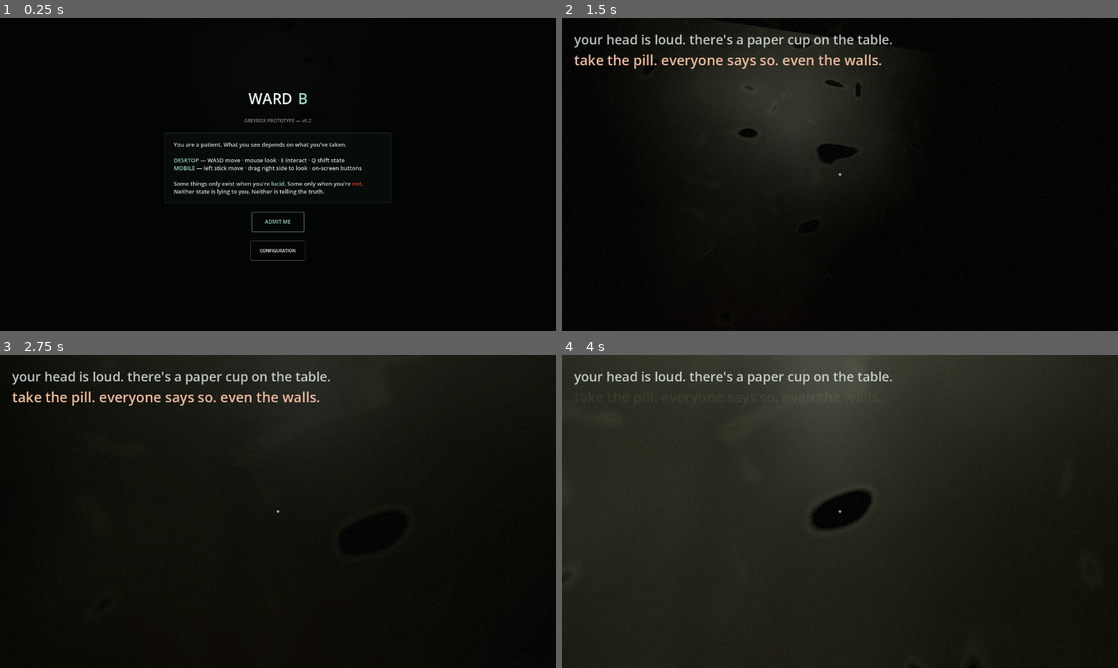
Above: before the commit, frames 1-4 (two rows, left to right).
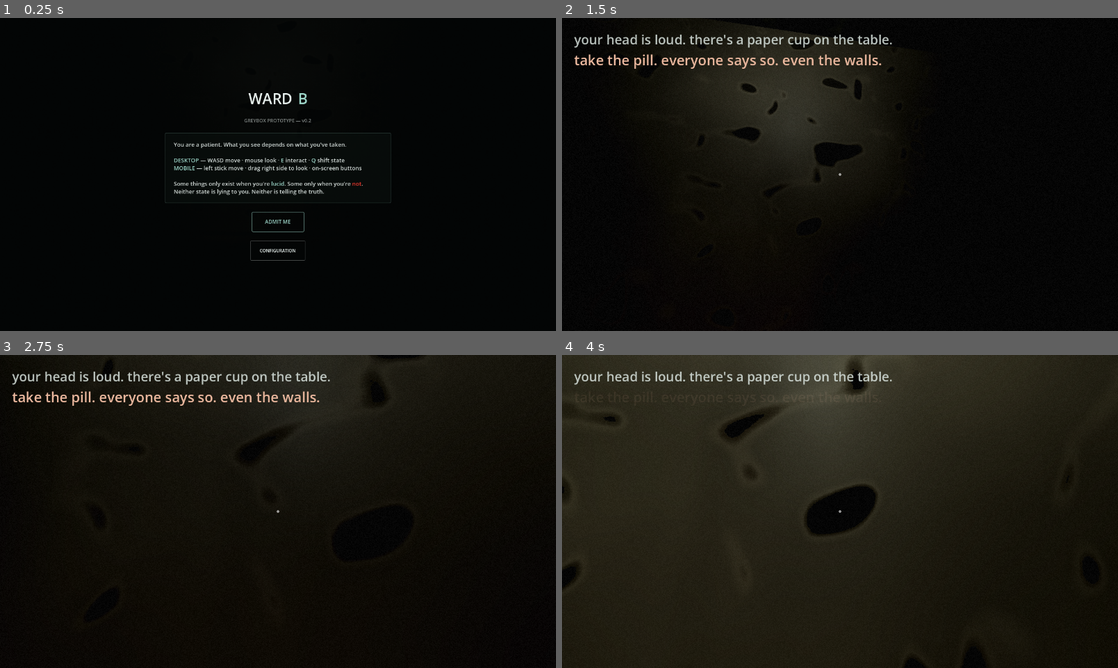
Above: after the commit, the same moments.

Repository: lucy-holm/Ward-B
Game: Godot game, scene res://main.tscn
Same seed, same stepped clock (60 frames per second), same inputs: the game is played once before the commit and once after it.
Inputs (mouse positions are in pixels of both pictures, inside the frame that each line leads up to):
- Up to frame 1 (0.25 s): no input
- Up to frame 2 (1.5 s): click "ADMIT ME" at 0.5 s; tap Enter at 1.25 s; move the mouse to (867, 174) at 1.27 s; hold W (move_forward) from 1.28 s (still down); hold E (interact) from 1.28 s (still down)
- Up to frame 3 (2.75 s): keep holding W (move_forward); move the mouse to (250, 511) at 2.02 s; release E (interact) at 2.03 s; tap Q (shift_state) at 2.1 s
- Up to frame 4 (4 s): keep holding W (move_forward); move the mouse to (851, 505) at 2.77 s; tap 0 at 2.85 s; move the mouse to (834, 517) at 3.52 s; tap 9 at 3.6 s

The runs differ from the first frame. In frame 2, 0.4% of the frame differs, in the area x 24-54%, y 6-53%; in frame 3, 0.3%; in frame 4, 1.6%, in the area x 0-92%, y 0-100%.

Commit message:
Retune Godot materials against the PBR concept board (palette pass)
Wall/floor/ceiling/bed/chain/pad colors were sampled directly off the
material board's swatch strip and per-panel photos and shifted toward what
they measured: walls warmer/tanner bone instead of neutral grey, floor
sage-grey instead of warm tan, ceiling water-stain darkened to actually
contrast, bed/chain rust widened and warmed since the halo mechanic left
"deep substrate" areas reading flat grey instead of old iron. Wall decay
0.13 -> 0.22 so peel islands are visible without hunting. Minor cohesion
nudges to prop/dispenser beige-cream tones.

Materials stay state-agnostic per the migration's Environment-only day/night
split — no per-state color logic added. roughness_base/roughness_wet on
floor/ceiling untouched (see floor.tres's existing reflectivity comment).

Verified: check_rooms + test_mechanics pass; tools/shoot_states.tscn against
the real main.tscn in room2/room4 LUCID shows greener-grey floor, more
visible wall peel, and confirms the floor's specular sheen still reads
(gold highlight streaks near the ceiling fixture, unchanged by this pass).
UNMED renders are visually identical (near-black, lighting-only), as
expected since MOOD/exposure is untouched.

Co-Authored-By: Claude Opus 4.8 (1M context) <noreply@anthropic.com>

Diff:
--- a/godot/materials/bed.tres
+++ b/godot/materials/bed.tres
@@ -55,10 +55,21 @@
 ; Dorm reference: near-black rusted tube frames dominate, cream paint only
 ; survives in small flecks — so base_color is the paint remnant and
 ; chip_coverage is LOW (most of the surface reads as substrate/rust).
+;
+; Palette pass (2026-08, matB): the "RUSTED HOSPITAL BED FRAME" board panel
+; is dominated end-to-end by warm rust-brown, not neutral near-black —
+; rust_bleed_color is only a halo band around each chip boundary
+; (rust_bleed_reach), so a neutral substrate_color left the deep, far-from-
+; any-edge substrate reading as flat grey metal instead of old iron. Warmed
+; substrate_color toward a dark rust-brown so it reads rusty even away from
+; any edge, widened rust_bleed_reach so the halo actually spans a visible
+; fraction of a tube's width instead of a thin line, and matched
+; rust_bleed_color to the board's rust swatch (was more saturated/orange
+; than anything in the reference).
 shader_parameter/decay = 0.35
-shader_parameter/base_color = Color(0.62, 0.58, 0.48, 1)
-shader_parameter/substrate_color = Color(0.17, 0.15, 0.13, 1)
-shader_parameter/rust_bleed_color = Color(0.44, 0.28, 0.21, 1)
+shader_parameter/base_color = Color(0.60, 0.555, 0.47, 1)
+shader_parameter/substrate_color = Color(0.22, 0.155, 0.115, 1)
+shader_parameter/rust_bleed_color = Color(0.52, 0.30, 0.23, 1)
 shader_parameter/mottle_tex = SubResource("NoiseTexture2D_bed_mottle")
 shader_parameter/normal_tex = SubResource("NoiseTexture2D_bed_normal")
 shader_parameter/chip_tex = SubResource("NoiseTexture2D_bed_chip")
@@ -75,8 +86,8 @@
 shader_parameter/chip_edge_width = 0.025
 shader_parameter/chip_lip_strength = 1.3
 shader_parameter/chip_ao_strength = 0.4
-shader_parameter/rust_bleed_strength = 0.42
-shader_parameter/rust_bleed_reach = 0.22
+shader_parameter/rust_bleed_strength = 0.5
+shader_parameter/rust_bleed_reach = 0.30
 shader_parameter/rust_bleed_distance = 0.18
 shader_parameter/floor_grime = 0.35
 shader_parameter/floor_grime_height = 0.3
--- a/godot/materials/ceil.tres
+++ b/godot/materials/ceil.tres
@@ -51,14 +51,20 @@
 height = 256
 noise = SubResource("FastNoiseLite_ceil_stain")
 
+; Palette pass (2026-08, matB): base/decay nudged a touch cooler/greyer to
+; sit with the rest of the retuned palette. stain_color (the water-damage
+; bloom, "WATER-DAMAGED CEILING TILE" board panel) was too close to
+; base_color to read as damage at a glance — darkened and desaturated so
+; the bloom mask actually contrasts, paired with a small stain_strength and
+; ceil_sag_strength bump below for a more legible sag/stain read.
 [resource]
 render_priority = 0
 shader = ExtResource("1_shader")
 shader_parameter/decay = 0.35
-shader_parameter/base_color = Color(0.64, 0.625, 0.575, 1)
-shader_parameter/decay_color = Color(0.22, 0.2, 0.165, 1)
+shader_parameter/base_color = Color(0.62, 0.605, 0.55, 1)
+shader_parameter/decay_color = Color(0.20, 0.18, 0.145, 1)
 shader_parameter/grout_color = Color(0.13, 0.12, 0.1, 1)
-shader_parameter/stain_color = Color(0.5, 0.47, 0.4, 1)
+shader_parameter/stain_color = Color(0.40, 0.36, 0.29, 1)
 shader_parameter/tile_size = 0.6
 shader_parameter/grout_width = 0.016
 shader_parameter/tile_jitter = 0.07
@@ -66,7 +72,7 @@
 shader_parameter/groove_depth = 0.006
 shader_parameter/groove_reach = 0.35
 shader_parameter/groove_normal_strength = 4.0
-shader_parameter/ceil_sag_strength = 0.01
+shader_parameter/ceil_sag_strength = 0.02
 shader_parameter/parallax_strength = 0.25
 shader_parameter/mottle_tex = SubResource("NoiseTexture2D_ceil_mottle")
 shader_parameter/stain_tex = SubResource("NoiseTexture2D_ceil_stain")
@@ -78,7 +84,7 @@
 shader_parameter/mottle_strength = 0.34
 shader_parameter/wear_strength = 0.12
 shader_parameter/wear_threshold = 0.6
-shader_parameter/stain_strength = 0.55
+shader_parameter/stain_strength = 0.65
 shader_parameter/stain_threshold = 0.5
 shader_parameter/ao_strength = 0.18
 shader_parameter/normal_strength = 0.32
--- a/godot/materials/chain.tres
+++ b/godot/materials/chain.tres
@@ -55,10 +55,16 @@
 ; Bare dark iron, no paint layer to speak of — chip_coverage stays low so
 ; the pitted near-black substrate dominates, same dorm-reference darkness
 ; as the bed, at chain-link scale (higher chip_scale, short bleed reach).
+;
+; Palette pass (2026-08, matB): same rust-family retune as bed.tres (see its
+; header) — warmed base/substrate toward dark rust-brown instead of neutral
+; iron-grey, matched rust_bleed_color to the board's rust swatch, widened
+; the bleed halo. Kept chain's own darker base (it reads as thinner, more
+; oxidized stock than the bed's tube frame).
 shader_parameter/decay = 0.35
-shader_parameter/base_color = Color(0.2, 0.185, 0.165, 1)
-shader_parameter/substrate_color = Color(0.17, 0.15, 0.13, 1)
-shader_parameter/rust_bleed_color = Color(0.44, 0.28, 0.21, 1)
+shader_parameter/base_color = Color(0.22, 0.18, 0.15, 1)
+shader_parameter/substrate_color = Color(0.22, 0.155, 0.115, 1)
+shader_parameter/rust_bleed_color = Color(0.52, 0.30, 0.23, 1)
 shader_parameter/mottle_tex = SubResource("NoiseTexture2D_chain_mottle")
 shader_parameter/normal_tex = SubResource("NoiseTexture2D_chain_normal")
 shader_parameter/chip_tex = SubResource("NoiseTexture2D_chain_chip")
@@ -75,8 +81,8 @@
 shader_parameter/chip_edge_width = 0.03
 shader_parameter/chip_lip_strength = 1.0
 shader_parameter/chip_ao_strength = 0.35
-shader_parameter/rust_bleed_strength = 0.42
-shader_parameter/rust_bleed_reach = 0.2
+shader_parameter/rust_bleed_strength = 0.5
+shader_parameter/rust_bleed_reach = 0.28
 shader_parameter/rust_bleed_distance = 0.08
 shader_parameter/floor_grime = 0.3
 shader_parameter/floor_grime_height = 0.25
--- a/godot/materials/dispenser.tres
+++ b/godot/materials/dispenser.tres
@@ -54,8 +54,11 @@
 shader = ExtResource("1_shader")
 ; Institutional enamel/steel cabinet: chipped but not rotten — mostly
 ; intact, glossy where uncut, modest rust and no fabric-style tearing.
+;
+; Palette pass (2026-08, matB): small warm-bone nudge to match the board's
+; "CHIPPED ENAMEL SINK" panel and cohere with the retuned wall palette.
 shader_parameter/decay = 0.35
-shader_parameter/base_color = Color(0.72, 0.69, 0.6, 1)
+shader_parameter/base_color = Color(0.70, 0.665, 0.57, 1)
 shader_parameter/substrate_color = Color(0.29, 0.267, 0.22, 1)
 shader_parameter/rust_bleed_color = Color(0.55, 0.32, 0.24, 1)
 shader_parameter/mottle_tex = SubResource("NoiseTexture2D_disp_mottle")
--- a/godot/materials/floor.tres
+++ b/godot/materials/floor.tres
@@ -51,14 +51,21 @@
 height = 256
 noise = SubResource("FastNoiseLite_floor_stain")
 
+; Palette pass (2026-08, matB): base_color was a warm tan — the PBR board's
+; "SCUFFED LINOLEUM FLOOR TILES" panel is a sage-grey, R~=G>B, not a tan
+; where R>G>B with a wide spread. Re-sampled off that panel directly
+; (averaged ~0.34-0.40 in its brighter regions) and landed a little above
+; that floor so LUCID traffic areas don't read as black; grout/stain darkened
+; a touch to match. roughness_base/roughness_wet UNTOUCHED — see this file's
+; existing reflectivity comment below; judge specular by eye, not by mean.
 [resource]
 render_priority = 0
 shader = ExtResource("1_shader")
 shader_parameter/decay = 0.35
-shader_parameter/base_color = Color(0.58, 0.545, 0.46, 1)
-shader_parameter/decay_color = Color(0.09, 0.1, 0.075, 1)
-shader_parameter/grout_color = Color(0.09, 0.085, 0.07, 1)
-shader_parameter/stain_color = Color(0.26, 0.17, 0.12, 1)
+shader_parameter/base_color = Color(0.44, 0.455, 0.395, 1)
+shader_parameter/decay_color = Color(0.085, 0.095, 0.075, 1)
+shader_parameter/grout_color = Color(0.075, 0.078, 0.068, 1)
+shader_parameter/stain_color = Color(0.24, 0.155, 0.11, 1)
 shader_parameter/tile_size = 0.5
 shader_parameter/grout_width = 0.022
 shader_parameter/tile_jitter = 0.11
@@ -76,7 +83,11 @@
 shader_parameter/stain_scale = 0.14
 shader_parameter/normal_scale = 2.2
 shader_parameter/mottle_strength = 0.32
-shader_parameter/wear_strength = 0.32
+; wear_strength 0.32 -> 0.38: slightly more visible hard-edged scuffing —
+; the concept board calls for "worn traffic paths," and this mask is the
+; only non-decay-gated wear the shader has (see header: base material wear,
+; present in both realities).
+shader_parameter/wear_strength = 0.38
 shader_parameter/wear_threshold = 0.58
 shader_parameter/stain_strength = 0.65
 shader_parameter/stain_threshold = 0.5
--- a/godot/materials/pad.tres
+++ b/godot/materials/pad.tres
@@ -58,10 +58,15 @@
 ; softer-edged patches (low chip_scale, wide chip_edge_width, low lip), and
 ; the "rust" tint is repurposed as a dull water/mould stain, not orange
 ; rust, at low strength. metallic_base is 0 — fabric has no reason for any.
+; Palette pass (2026-08, matB): the board's "WORN PADDED-CELL WALL FABRIC"
+; panel is a warmer, browner khaki than the previous flat tan (measured
+; average ~0.38-0.45 with R notably > B, vs. this material's near-flat
+; spread) — warmed and darkened base_color to match. substrate/mould-stain
+; nudged toward the same family rather than an independent grey.
 shader_parameter/decay = 0.35
-shader_parameter/base_color = Color(0.58, 0.55, 0.48, 1)
-shader_parameter/substrate_color = Color(0.2, 0.2, 0.16, 1)
-shader_parameter/rust_bleed_color = Color(0.32, 0.3, 0.22, 1)
+shader_parameter/base_color = Color(0.52, 0.465, 0.38, 1)
+shader_parameter/substrate_color = Color(0.22, 0.19, 0.15, 1)
+shader_parameter/rust_bleed_color = Color(0.30, 0.31, 0.24, 1)
 shader_parameter/mottle_tex = SubResource("NoiseTexture2D_pad_mottle")
 shader_parameter/normal_tex = SubResource("NoiseTexture2D_pad_normal")
 shader_parameter/chip_tex = SubResource("NoiseTexture2D_pad_chip")
--- a/godot/materials/prop.tres
+++ b/godot/materials/prop.tres
@@ -57,8 +57,11 @@
 ; (plastic has some sheen) and rust bleed is present but moderate — only
 ; the steel parts should show it, plastic doesn't rust, but there's no
 ; per-part mask to split them on, so it's tuned as a compromise.
+; Palette pass (2026-08, matB): small desaturating nudge so the furniture
+; beige sits in the same family as the retuned wall/floor palette instead of
+; standing out as the single brightest, most saturated surface in a room.
 shader_parameter/decay = 0.35
-shader_parameter/base_color = Color(0.74, 0.68, 0.56, 1)
+shader_parameter/base_color = Color(0.70, 0.645, 0.53, 1)
 shader_parameter/substrate_color = Color(0.29, 0.267, 0.22, 1)
 shader_parameter/rust_bleed_color = Color(0.55, 0.31, 0.23, 1)
 shader_parameter/mottle_tex = SubResource("NoiseTexture2D_prop_mottle")
--- a/godot/materials/wall.tres
+++ b/godot/materials/wall.tres
@@ -34,19 +34,30 @@
 height = 256
 noise = SubResource("FastNoiseLite_wall_island")
 
+; Palette pass (2026-08, matB): re-sampled against the PBR material board
+; (cracked-paint/damp-plaster panel + the 8-swatch strip). The prior colors
+; were a touch too grey/neutral — the board's bone paint carries more
+; warm/tan spread (R noticeably > G > B) than a flat "off-white". decay
+; nudged 0.13 -> 0.22 so peel islands actually read at a glance instead of
+; needing to hunt for them (threshold = mix(0.08,0.66,decay), so this is a
+; ~0.05 threshold increase, not a wholesale rebuild of the coverage curve).
+; green_cast/rust/grime desaturated toward the board's more muted sage and
+; dull rust swatches — the previous tones were more saturated than anything
+; in the reference. See wall2.tres for the same deltas applied to its own
+; (slightly darker) base tones.
 [resource]
 render_priority = 0
 shader = ExtResource("1_shader")
-shader_parameter/decay = 0.13
-shader_parameter/paint_clean_color = Color(0.60, 0.58, 0.52, 1)
-shader_parameter/paint_soiled_color = Color(0.53, 0.505, 0.455, 1)
-shader_parameter/plaster_color = Color(0.50, 0.475, 0.425, 1)
-shader_parameter/lath_color = Color(0.29, 0.267, 0.22, 1)
-shader_parameter/green_cast_color = Color(0.431, 0.451, 0.333, 1)
-shader_parameter/shadow_color = Color(0.353, 0.369, 0.298, 1)
-shader_parameter/rust_color = Color(0.659, 0.353, 0.29, 1)
-shader_parameter/grime_color = Color(0.431, 0.29, 0.22, 1)
-shader_parameter/band_color = Color(0.255, 0.278, 0.268, 1)
+shader_parameter/decay = 0.22
+shader_parameter/paint_clean_color = Color(0.615, 0.565, 0.485, 1)
+shader_parameter/paint_soiled_color = Color(0.535, 0.49, 0.415, 1)
+shader_parameter/plaster_color = Color(0.50, 0.45, 0.375, 1)
+shader_parameter/lath_color = Color(0.24, 0.21, 0.17, 1)
+shader_parameter/green_cast_color = Color(0.38, 0.395, 0.31, 1)
+shader_parameter/shadow_color = Color(0.32, 0.33, 0.27, 1)
+shader_parameter/rust_color = Color(0.56, 0.32, 0.27, 1)
+shader_parameter/grime_color = Color(0.36, 0.24, 0.17, 1)
+shader_parameter/band_color = Color(0.22, 0.245, 0.235, 1)
 shader_parameter/band_height = 1.1
 shader_parameter/band_softness = 0.22
 shader_parameter/rail_width = 0.025
@@ -61,7 +72,9 @@
 shader_parameter/normal_strength = 1.1
 shader_parameter/roughness_paint = 0.55
 shader_parameter/roughness_plaster = 0.95
-shader_parameter/ao_strength = 0.22
+; ao_strength 0.22 -> 0.27: a touch more contact-shadow depth at the peel
+; lip so exposed plaster reads as recessed, not just recolored.
+shader_parameter/ao_strength = 0.27
 shader_parameter/parallax_strength = 0.12
 shader_parameter/peel_threshold_min = 0.08
 shader_parameter/peel_threshold_max = 0.66
--- a/godot/materials/wall2.tres
+++ b/godot/materials/wall2.tres
@@ -34,19 +34,23 @@
 height = 256
 noise = SubResource("FastNoiseLite_wall2_island")
 
+; Palette pass (2026-08, matB): same deltas as wall.tres — see that file's
+; header. Kept wall2's own slightly darker/cooler baseline rather than
+; unifying the two into one color set (they're meant to read as two
+; separately-painted runs, not one texture repeated).
 [resource]
 render_priority = 0
 shader = ExtResource("1_shader")
-shader_parameter/decay = 0.13
-shader_parameter/paint_clean_color = Color(0.60, 0.58, 0.52, 1)
-shader_parameter/paint_soiled_color = Color(0.53, 0.505, 0.455, 1)
-shader_parameter/plaster_color = Color(0.50, 0.475, 0.425, 1)
-shader_parameter/lath_color = Color(0.27, 0.25, 0.207, 1)
-shader_parameter/green_cast_color = Color(0.41, 0.435, 0.32, 1)
-shader_parameter/shadow_color = Color(0.33, 0.35, 0.284, 1)
-shader_parameter/rust_color = Color(0.64, 0.34, 0.278, 1)
-shader_parameter/grime_color = Color(0.41, 0.275, 0.207, 1)
-shader_parameter/band_color = Color(0.215, 0.238, 0.228, 1)
+shader_parameter/decay = 0.22
+shader_parameter/paint_clean_color = Color(0.615, 0.565, 0.485, 1)
+shader_parameter/paint_soiled_color = Color(0.535, 0.49, 0.415, 1)
+shader_parameter/plaster_color = Color(0.50, 0.45, 0.375, 1)
+shader_parameter/lath_color = Color(0.225, 0.196, 0.16, 1)
+shader_parameter/green_cast_color = Color(0.365, 0.38, 0.30, 1)
+shader_parameter/shadow_color = Color(0.30, 0.315, 0.258, 1)
+shader_parameter/rust_color = Color(0.545, 0.31, 0.26, 1)
+shader_parameter/grime_color = Color(0.345, 0.23, 0.16, 1)
+shader_parameter/band_color = Color(0.185, 0.205, 0.196, 1)
 shader_parameter/band_height = 1.1
 shader_parameter/band_softness = 0.22
 shader_parameter/rail_width = 0.025
@@ -61,7 +65,7 @@
 shader_parameter/normal_strength = 1.1
 shader_parameter/roughness_paint = 0.55
 shader_parameter/roughness_plaster = 0.95
-shader_parameter/ao_strength = 0.22
+shader_parameter/ao_strength = 0.27
 shader_parameter/parallax_strength = 0.12
 shader_parameter/peel_threshold_min = 0.09
 shader_parameter/peel_threshold_max = 0.68
